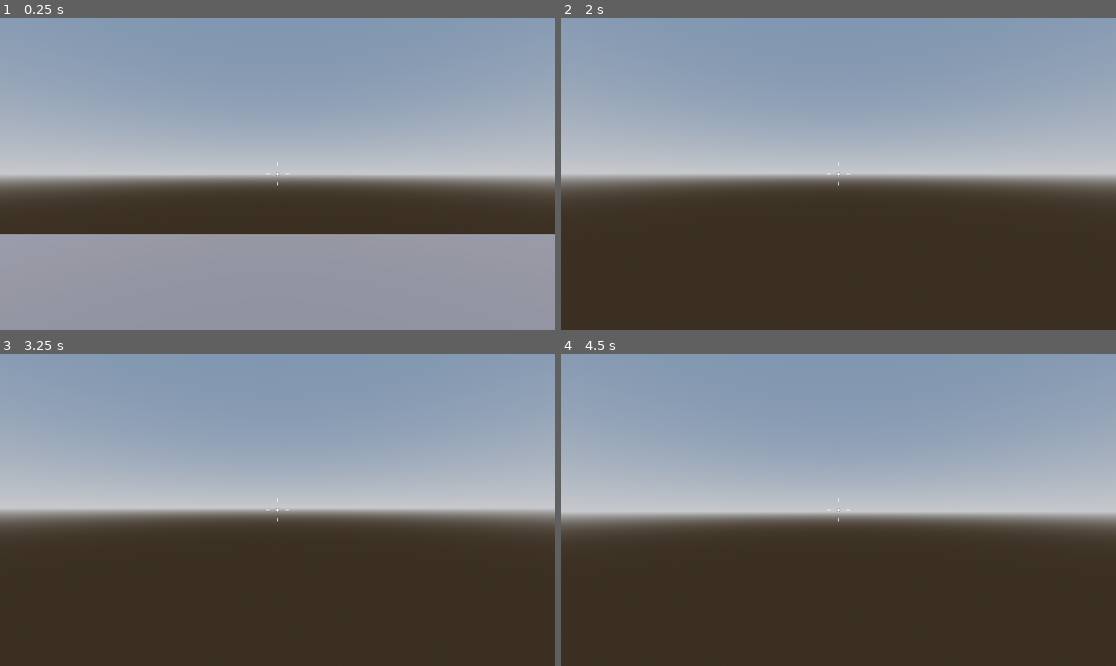
Above: before the commit, frames 1-4 (two rows, left to right).
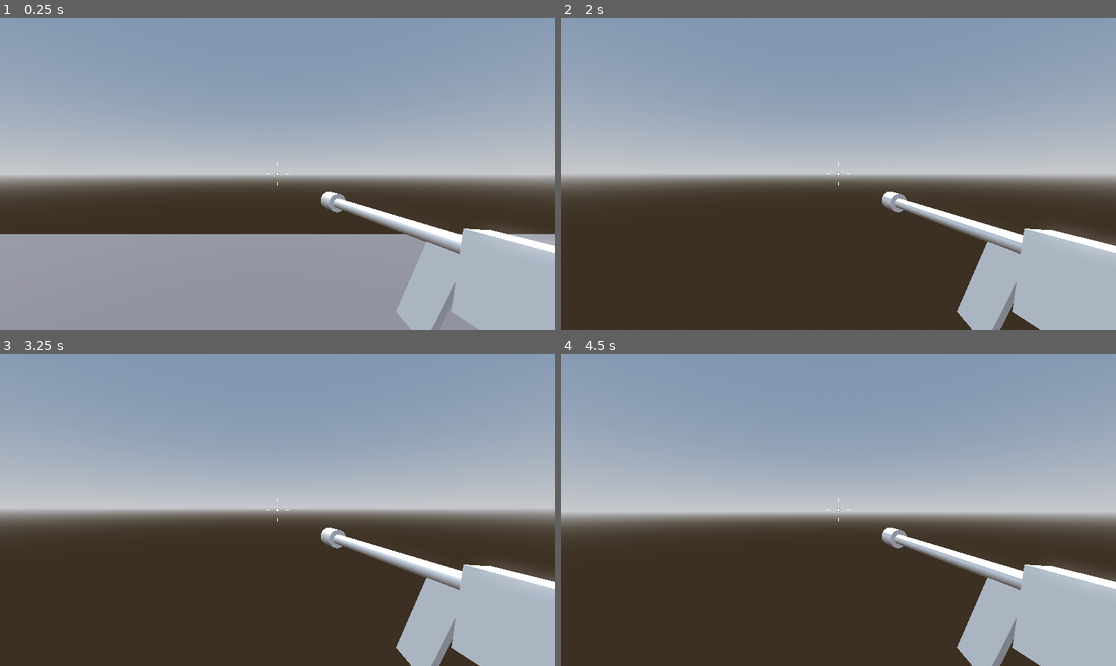
Above: after the commit, the same moments.

Repository: DrOtter3000/janitory_defender
Game: Godot game, scene res://Levels/sandbox.tscn
Same seed, same stepped clock (60 frames per second), same inputs: the game is played once before the commit and once after it.
Inputs (mouse positions are in pixels of both pictures, inside the frame that each line leads up to):
- Up to frame 1 (0.25 s): no input
- Up to frame 2 (2 s): move the mouse to (866, 174) at 0.52 s; press the mouse at (866, 174) at 0.53 s; hold W (forward) from 0.53 s (still down); tap Space (jump) at 0.77, 1.52 s; move the mouse to (810, 174) at 1.27 s; release the mouse at (810, 174) at 1.28 s; click (810, 174) at 1.35 s
- Up to frame 3 (3.25 s): keep holding W (forward); move the mouse to (288, 503) at 2.02 s; press the mouse at (288, 503) at 2.03 s; tap Enter at 2.75 s; move the mouse to (271, 516) at 2.77 s; release the mouse at (271, 516) at 2.78 s; click (271, 516) at 2.85 s; tap Space (jump) at 3.02 s
- Up to frame 4 (4.5 s): keep holding W (forward); tap Space (jump) at 3.5, 3.77 s; move the mouse to (877, 513) at 3.52 s; press the mouse at (877, 513) at 3.53 s; tap Enter at 4.25 s; move the mouse to (794, 506) at 4.27 s; release the mouse at (794, 506) at 4.28 s; click (794, 506) at 4.35 s

The runs differ from the first frame. In frame 1, 8.4% of the frame differs, in the area x 57-100%, y 55-100%; in frame 2, 8.7%; in frame 3, 8.7%; in frame 4, 8.7%.

Commit message:
add hitscan weapon class

Diff:
--- a/Enemies/enemy.gd
+++ b/Enemies/enemy.gd
@@ -56,5 +56,5 @@
 	look_at(global_position + adjusted_direction, Vector3.UP, true)
 
 
-func attack():
+func attack() -> void:
 	animation_player.play("Attack")
--- a/Player/player.tscn
+++ b/Player/player.tscn
@@ -1,8 +1,9 @@
-[gd_scene load_steps=6 format=3 uid="uid://5ovurbywxkcn"]
+[gd_scene load_steps=7 format=3 uid="uid://5ovurbywxkcn"]
 
 [ext_resource type="Script" path="res://Player/player.gd" id="1_s7413"]
 [ext_resource type="Script" path="res://Player/SmoothCamera.gd" id="2_o3j1b"]
 [ext_resource type="Script" path="res://Player/Crosshair.gd" id="3_n8ph8"]
+[ext_resource type="PackedScene" uid="uid://bw1tkw2baic18" path="res://Weapons/SMG.tscn" id="3_srrtd"]
 
 [sub_resource type="CapsuleMesh" id="CapsuleMesh_h57ha"]
 
@@ -22,8 +23,9 @@
 
 [node name="SmoothCamera" type="Camera3D" parent="CameraPivot"]
 top_level = true
-visible = false
 script = ExtResource("2_o3j1b")
+
+[node name="SMG" parent="CameraPivot/SmoothCamera" instance=ExtResource("3_srrtd")]
 
 [node name="CenterContainer" type="CenterContainer" parent="."]
 anchors_preset = 15
--- /dev/null
+++ b/Weapons/SMG.tscn
@@ -0,0 +1,9 @@
+[gd_scene load_steps=3 format=3 uid="uid://bw1tkw2baic18"]
+
+[ext_resource type="PackedScene" uid="uid://bl3ui81bhmfs6" path="res://Weapons/hitscan_weapon.tscn" id="1_5780o"]
+[ext_resource type="PackedScene" uid="uid://cyxc7cctvgkj4" path="res://Weapons/SMG.glb" id="2_87whr"]
+
+[node name="SMG" instance=ExtResource("1_5780o")]
+
+[node name="SMG" parent="." index="1" instance=ExtResource("2_87whr")]
+transform = Transform3D(-0.266987, 0.125073, 0.955549, 0.0500272, 0.992004, -0.115867, -0.962401, 0.0168684, -0.27111, 0.559429, -0.198845, -0.204255)
--- /dev/null
+++ b/Weapons/hitscan_weapon.gd
@@ -0,0 +1,18 @@
+extends Node3D
+
+
+@export var fire_rate := 14.0
+@onready var cooldown_timer: Timer = $CooldownTimer
+
+
+# Called when the node enters the scene tree for the first time.
+func _ready() -> void:
+	pass # Replace with function body.
+
+
+# Called every frame. 'delta' is the elapsed time since the previous frame.
+func _process(delta: float) -> void:
+	if Input.is_action_pressed("fire"):
+		if cooldown_timer.is_stopped():
+			cooldown_timer.start(1.0/fire_rate)
+			print("weapon fired")
--- /dev/null
+++ b/Weapons/hitscan_weapon.tscn
@@ -0,0 +1,9 @@
+[gd_scene load_steps=2 format=3 uid="uid://bl3ui81bhmfs6"]
+
+[ext_resource type="Script" path="res://Weapons/hitscan_weapon.gd" id="1_b1rtm"]
+
+[node name="HitscanWeapon" type="Node3D"]
+script = ExtResource("1_b1rtm")
+
+[node name="CooldownTimer" type="Timer" parent="."]
+one_shot = true
--- a/project.godot
+++ b/project.godot
@@ -52,3 +52,8 @@
 "events": [Object(InputEventKey,"resource_local_to_scene":false,"resource_name":"","device":-1,"window_id":0,"alt_pressed":false,"shift_pressed":false,"ctrl_pressed":false,"meta_pressed":false,"pressed":false,"keycode":0,"physical_keycode":32,"key_label":0,"unicode":32,"echo":false,"script":null)
 ]
 }
+fire={
+"deadzone": 0.5,
+"events": [Object(InputEventMouseButton,"resource_local_to_scene":false,"resource_name":"","device":-1,"window_id":0,"alt_pressed":false,"shift_pressed":false,"ctrl_pressed":false,"meta_pressed":false,"button_mask":1,"position":Vector2(95, 16),"global_position":Vector2(99, 57),"factor":1.0,"button_index":1,"canceled":false,"pressed":true,"double_click":false,"script":null)
+]
+}
Binary file added: Weapons/Rifle.glb
Not shown, added: Weapons/Rifle.glb.import
Binary file added: Weapons/SMG.glb
Not shown, added: Weapons/SMG.glb.import
